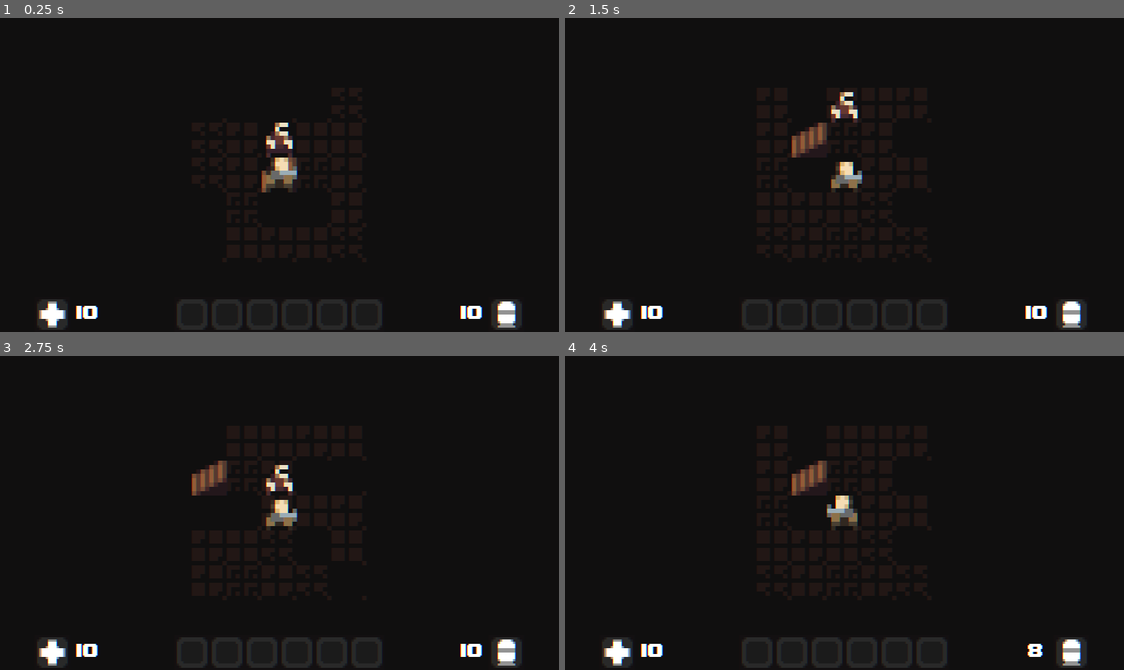
Above: before the commit, frames 1-4 (two rows, left to right).
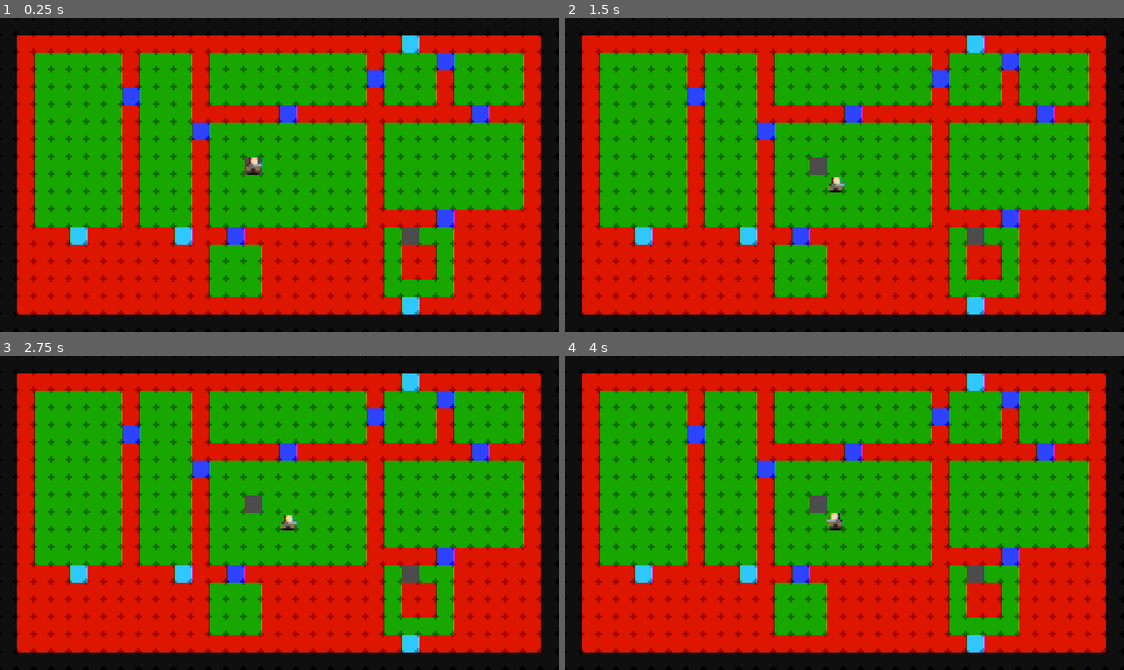
Above: after the commit, the same moments.

Repository: PavelProvotorov/Scrounger
Game: Godot game, scene res://Scenes/Main.tscn
The game is run twice, just before and just after one commit, with the same random seed, the same clock (stepped at 60 frames per second) and the same inputs.
Inputs:
- Up to frame 1 (0.25 s): no input
- Up to frame 2 (1.5 s): hold Right (ui_right) 0.53-1.28 s; tap Enter at 1.25 s; hold Down (ui_down) from 1.28 s (still down)
- Up to frame 3 (2.75 s): release Down (ui_down) at 2.03 s; hold Right (ui_right) from 2.03 s (still down)
- Up to frame 4 (4 s): tap Space at 2.75 s; release Right (ui_right) at 2.78 s; hold Up (ui_up) 2.78-3.53 s; hold Left (ui_left) from 3.53 s (still down)

The runs differ from the first frame. In frame 1, 85% of the frame differs, in the area x 2-97%, y 5-100%; in frame 2, 85%; in frame 3, 85%; in frame 4, 85%.

Commit message:
Cleanup & Fixes
- Added an additional check for entity deletion
- Added new global script with mob list (wip)
- Fixed ammo usage during ranged attack
- Dumped some unusable code

Diff:
--- a/Mobs/Player.tscn
+++ b/Mobs/Player.tscn
@@ -14,7 +14,6 @@
 [node name="AnimatedSprite" type="AnimatedSprite" parent="."]
 frames = ExtResource( 3 )
 animation = "IDLE"
-frame = 1
 playing = true
 centered = false
 
@@ -34,7 +33,6 @@
 
 [node name="Camera2D" type="Camera2D" parent="."]
 position = Vector2( 4, 4 )
-current = true
 zoom = Vector2( 0.5, 0.5 )
 
 [node name="Tween" type="Tween" parent="."]
--- a/Scenes/Level_Empty.tscn
+++ b/Scenes/Level_Empty.tscn
@@ -86,6 +86,7 @@
 script = ExtResource( 2 )
 
 [node name="Base" type="TileMap" parent="."]
+visible = false
 z_index = 1
 tile_set = ExtResource( 3 )
 cell_size = Vector2( 8, 8 )
@@ -100,6 +101,7 @@
 format = 1
 
 [node name="Fog" type="TileMap" parent="."]
+visible = false
 z_index = 3
 tile_set = ExtResource( 6 )
 cell_size = Vector2( 8, 8 )
--- a/Scenes/Main.tscn
+++ b/Scenes/Main.tscn
@@ -108,6 +108,7 @@
 [node name="GUI_LAYER_MAIN" type="CanvasLayer" parent="GUI"]
 
 [node name="UI_MAIN" type="TextureRect" parent="GUI/GUI_LAYER_MAIN"]
+visible = false
 margin_right = 256.0
 margin_bottom = 144.0
 texture = ExtResource( 3 )
--- a/Scripts/Dump.gd
+++ b/Scripts/Dump.gd
@@ -384,3 +384,78 @@
 #			pass
 #	else:
 #		return
+
+#func util_create_tunnel(point1, point2, cave, tile_empty, tile_filled):
+#	randomize()
+#	var max_steps = 500
+#	var steps = 0
+#	var drunk_x = point2[0]
+#	var drunk_y = point2[1]
+#
+#	while steps < max_steps and !cave.has(Vector2(drunk_x, drunk_y)):
+#		steps += 1
+#
+#		# set initial dir weights
+#		var n       = 1.0
+#		var s       = 1.0
+#		var e       = 1.0
+#		var w       = 1.0
+#		var weight  = 1
+#
+#		# weight the random walk against edges
+#		if drunk_x < point1.x: # drunkard is left of point1
+#			e += weight
+#		elif drunk_x > point1.x: # drunkard is right of point1
+#			w += weight
+#		if drunk_y < point1.y: # drunkard is above point1
+#			s += weight
+#		elif drunk_y > point1.y: # drunkard is below point1
+#			n += weight
+#
+#		# normalize probabilities so they form a range from 0 to 1
+#		var total = n + s + e + w
+#		n /= total
+#		s /= total
+#		e /= total
+#		w /= total
+#
+#		var dx
+#		var dy
+#
+#		# choose the direction
+#		var choice = randf()
+#
+#		if 0 <= choice and choice < n:
+#			dx = 0
+#			dy = -1
+#		elif n <= choice and choice < (n+s):
+#			dx = 0
+#			dy = 1
+#		elif (n+s) <= choice and choice < (n+s+e):
+#			dx = 1
+#			dy = 0
+#		else:
+#			dx = -1
+#			dy = 0
+#
+#		# ensure not to walk past edge of map
+#		if (2 < drunk_x + dx and drunk_x + dx < map_width-2) and \
+#			(2 < drunk_y + dy and drunk_y + dy < map_height-2):
+#			drunk_x += dx
+#			drunk_y += dy
+#			if self.get_cell(drunk_x, drunk_y) == tile_filled:
+#				self.set_cell(drunk_x, drunk_y, tile_empty)
+#
+#				# optional: make tunnel wider
+#				self.set_cell(drunk_x+1, drunk_y, tile_empty)
+#				self.set_cell(drunk_x+1, drunk_y+1, tile_empty)
+
+#func tilemap_check_bottom_cell(x,y):
+#	var cell_data = []
+#	if get_cell(x, y)   == TILESET_LOGIC.TILE_WALL :  cell_data.append(true)
+#	if get_cell(x, y)   == TILESET_LOGIC.TILE_VOID :  cell_data.append(true)
+#	if get_cell(x-1, y) == TILESET_LOGIC.TILE_WALL :  cell_data.append(true)
+#	if get_cell(x-1, y) == TILESET_LOGIC.TILE_VOID :  cell_data.append(true)
+#	if get_cell(x+1, y) == TILESET_LOGIC.TILE_WALL :  cell_data.append(true)
+#	if get_cell(x+1, y) == TILESET_LOGIC.TILE_VOID :  cell_data.append(true)
+#	return cell_data
--- /dev/null
+++ b/Scripts/Mobs.gd
@@ -0,0 +1,13 @@
+extends Node
+
+var MOB_LIST = {
+	"1": {
+		"Grunt": 1,
+	},
+	"2": {
+		"Grunt": 1,
+	},
+	"3": {
+		"Grunt": 1,
+	},
+}
--- a/Scripts/levelgen/Level_Logic.gd
+++ b/Scripts/levelgen/Level_Logic.gd
@@ -469,7 +469,8 @@
 		room.sort()
 	return rooms_array
 
-
+func mob_list():
+	pass
 
 # TEXTURES TO TILES
 #---------------------------------------------------------------------------------------
@@ -488,16 +489,6 @@
 	var tile_array = util_atlas_get_tiles(tile_base_id,Global.LEVEL_LAYER_BASE)
 	var tile = tile_array[id]
 	Global.LEVEL_LAYER_BASE.set_cell(tile_position.x,tile_position.y,tile_base_id,false,false,false,tile)
-
-func tilemap_check_bottom_cell(x,y):
-	var cell_data = []
-	if get_cell(x, y)   == TILESET_LOGIC.TILE_WALL :  cell_data.append(true)
-	if get_cell(x, y)   == TILESET_LOGIC.TILE_VOID :  cell_data.append(true)
-	if get_cell(x-1, y) == TILESET_LOGIC.TILE_WALL :  cell_data.append(true)
-	if get_cell(x-1, y) == TILESET_LOGIC.TILE_VOID :  cell_data.append(true)
-	if get_cell(x+1, y) == TILESET_LOGIC.TILE_WALL :  cell_data.append(true)
-	if get_cell(x+1, y) == TILESET_LOGIC.TILE_VOID :  cell_data.append(true)
-	return cell_data
 
 # UTILITY FUNCTIONS
 #---------------------------------------------------------------------------------------
@@ -568,68 +559,3 @@
 	if self.get_cell(x-1, y+1) == TILE:  count += 1
 	if self.get_cell(x-1, y-1) == TILE:  count += 1
 	return count
-
-func util_create_tunnel(point1, point2, cave, tile_empty, tile_filled):
-	randomize()
-	var max_steps = 500
-	var steps = 0
-	var drunk_x = point2[0]
-	var drunk_y = point2[1]
-
-	while steps < max_steps and !cave.has(Vector2(drunk_x, drunk_y)):
-		steps += 1
-
-		# set initial dir weights
-		var n       = 1.0
-		var s       = 1.0
-		var e       = 1.0
-		var w       = 1.0
-		var weight  = 1
-
-		# weight the random walk against edges
-		if drunk_x < point1.x: # drunkard is left of point1
-			e += weight
-		elif drunk_x > point1.x: # drunkard is right of point1
-			w += weight
-		if drunk_y < point1.y: # drunkard is above point1
-			s += weight
-		elif drunk_y > point1.y: # drunkard is below point1
-			n += weight
-
-		# normalize probabilities so they form a range from 0 to 1
-		var total = n + s + e + w
-		n /= total
-		s /= total
-		e /= total
-		w /= total
-
-		var dx
-		var dy
-
-		# choose the direction
-		var choice = randf()
-
-		if 0 <= choice and choice < n:
-			dx = 0
-			dy = -1
-		elif n <= choice and choice < (n+s):
-			dx = 0
-			dy = 1
-		elif (n+s) <= choice and choice < (n+s+e):
-			dx = 1
-			dy = 0
-		else:
-			dx = -1
-			dy = 0
-
-		# ensure not to walk past edge of map
-		if (2 < drunk_x + dx and drunk_x + dx < map_width-2) and \
-			(2 < drunk_y + dy and drunk_y + dy < map_height-2):
-			drunk_x += dx
-			drunk_y += dy
-			if self.get_cell(drunk_x, drunk_y) == tile_filled:
-				self.set_cell(drunk_x, drunk_y, tile_empty)
-
-				# optional: make tunnel wider
-				self.set_cell(drunk_x+1, drunk_y, tile_empty)
-				self.set_cell(drunk_x+1, drunk_y+1, tile_empty)
--- a/Scripts/mobs/Player.gd
+++ b/Scripts/mobs/Player.gd
@@ -148,8 +148,9 @@
 					if cellA - cellB == Vector2(-grid_size,0): animation_flip(false,false)
 					if cellA - cellB == Vector2(grid_size,0): animation_flip(true,false)
 
+					NODE_MAIN.calculate_ranged_damage(self,collider)
 					NODE_MAIN.stat_ammo -= 1
-					NODE_MAIN.calculate_ranged_damage(self,collider)
+					done = true
 
 			if collider.get_class() == "StaticBody2D":
 				if collider.is_in_group(Global.GROUPS.ITEM) == true:
@@ -214,6 +215,10 @@
 	NODE_RAYCAST_FOG.cast_to = Vector2(cell_cast_to.x,cell_cast_to.y)
 	NODE_RAYCAST_FOG.force_raycast_update()
 
+func action_finish():
+	yield(get_tree(),"idle_frame")
+	pass
+
 func check_ammo():
 	if stat_ammo >= 1:
 		PLAYER_ACTION_SHOOT = true
@@ -240,14 +245,15 @@
 	if is_target.stat_health <= 0:
 			Global.LEVEL_LAYER_LOGIC.remove_child(is_target)
 			is_target.queue_free()
+			yield(self.action_finish(),"completed")
 
 func calculate_ranged_damage(is_attacker,is_target):
-	print("CALCULATING RANGED DAMAGE ")
 	is_target.stat_health -= is_attacker.stat_ranged_dmg
 	if is_target.stat_health <= 0:
 			Global.LEVEL_LAYER_LOGIC.remove_child(is_target)
 			is_target.queue_free()
 			check_turn()
+			yield(self.action_finish(),"completed")
 
 func animation_flip(is_flip_h:bool, is_flip_v:bool):
 	NODE_ANIMATED_SPRITE.flip_h = is_flip_h
--- a/Scripts/nodes/Main.gd
+++ b/Scripts/nodes/Main.gd
@@ -32,7 +32,7 @@
 	level_load("Level_Empty")
 	Global.LEVEL_LAYER_LOGIC.bsp_generator()
 	level_entrance = Global.LEVEL_LAYER_LOGIC.get_used_cells_by_id(Global.LEVEL_LAYER_LOGIC.TILESET_LOGIC.TILE_ENTRANCE)
-	level_mob_spawn("Grunt",level_entrance[0]+Vector2.UP)
+#	level_mob_spawn("Grunt",level_entrance[0]+Vector2.UP)
 #	level_item_spawn("Ammo",level_entrance[0]+Vector2.UP)
 #	level_item_spawn("Ammo",level_entrance[0])
 	level_mob_spawn("Player",level_entrance[0])
--- a/project.godot
+++ b/project.godot
@@ -17,6 +17,7 @@
 [autoload]
 
 Global="*res://Scripts/Global.gd"
+Mobs="*res://Scripts/Mobs.gd"
 
 [display]
 
